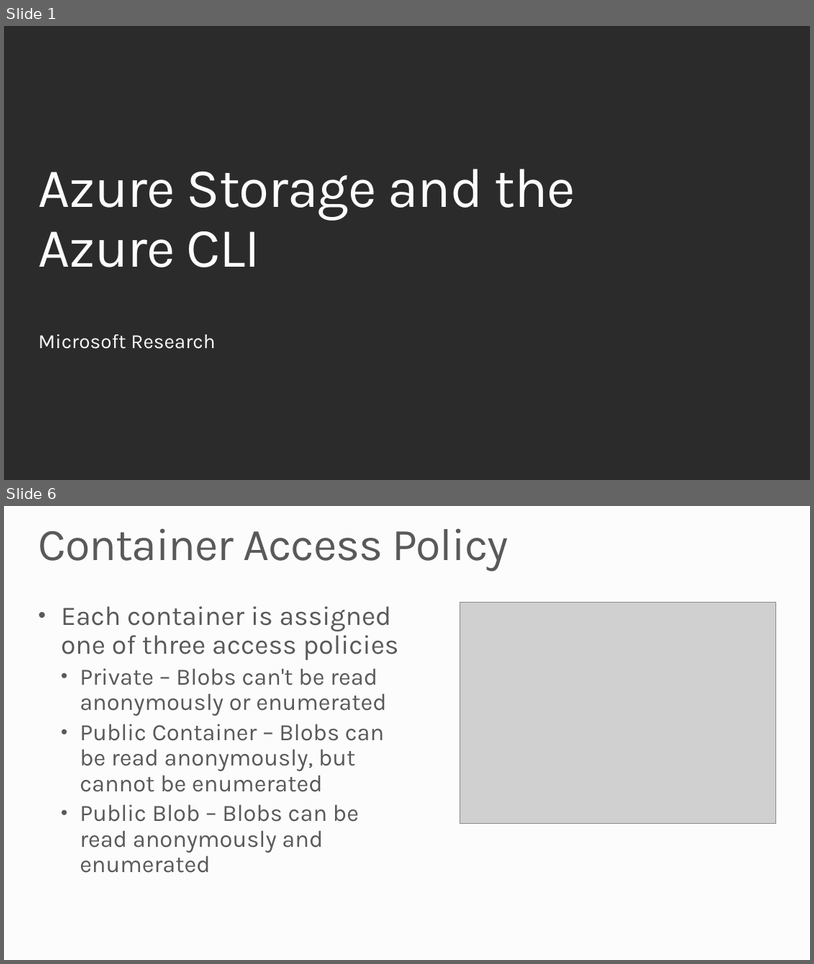
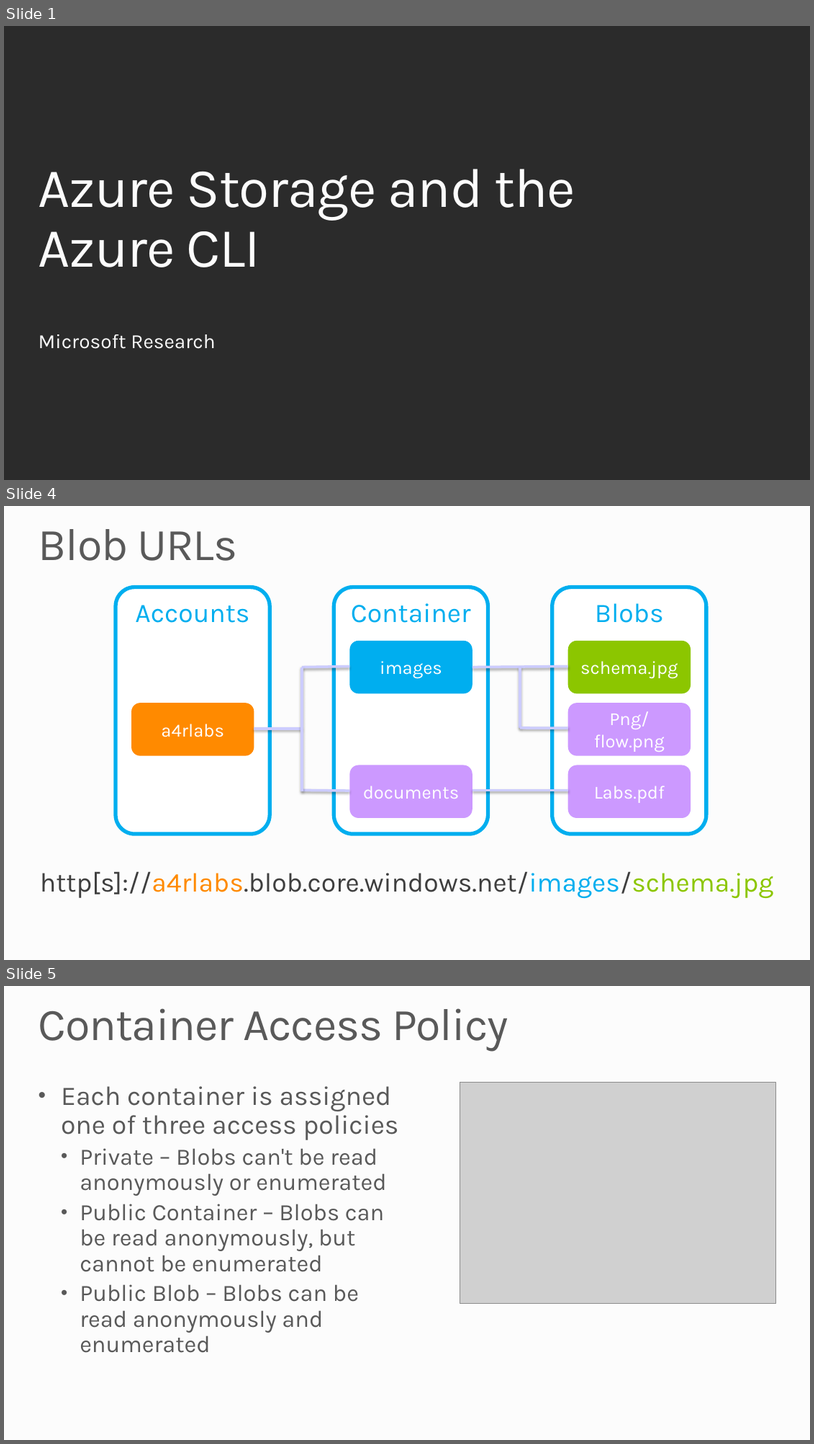
Before and after one commit to MSRConnections/Azure-training-course, a slide deck: Content/Storage/Azure Storage and CLI.pptx. Shown one above the other, each under a label of ours: slides 1 and 6 before the commit, slides 1, 4 and 5 after it; the slides between them are not shown. The pictures are 814x964 and 814x1444 pixels, drawn with LibreOffice and Linux fonts; fonts in the diff are those of the drawing; grey boxes stand for pictures; background and template pictures are left out; a plain dark background stands for a picture behind light text. Boxes give left, top, right and bottom in pixels: in the first picture for what was removed or moved away, otherwise in the second. Text is boxed around its words. In the diff, an @@ line names an element or a change of style, - is before the commit and + after.

```diff
--- a/Content/Storage/Azure Storage and CLI.pptx
+++ b/Content/Storage/Azure Storage and CLI.pptx
@@ slide 4 added at [4,506,810,960], background #FCFCFC @@
@@ title added at [39,529,237,561], 54 pt, text #595959 @@
+Blob URLs
@@ rounded rectangle added at [116,587,270,834], fill #FFFFFF, outline #00AEEF 4.5 pt, 32 pt, text #00AEEF @@
+Accounts
@@ rounded rectangle added at [334,587,489,834], fill #FFFFFF, outline #00AEEF 4.5 pt, 32 pt, text #00AEEF @@
+Containers
@@ rounded rectangle added at [553,587,707,834], fill #FFFFFF, outline #00AEEF 4.5 pt, 32 pt, text #00AEEF @@
+Blobs
@@ rounded rectangle added at [350,641,473,693], fill #00AEEF, 22 pt, text #FFFFFF @@
+images
@@ rounded rectangle added at [568,641,691,693], fill #8CC600, 22 pt, text #FFFFFF @@
+schema.jpg
@@ line added from (302, 667) to (350, 667), #CCCCFF 3 pt @@
@@ line added from (302, 667) to (302, 792), #CCCCFF 3 pt @@
@@ line added from (473, 667) to (568, 667), #CCCCFF 3 pt @@
@@ line added from (521, 667) to (521, 728), #CCCCFF 3 pt @@
@@ rounded rectangle added at [131,703,255,756], fill #FF8A00, 22 pt, text #FFFFFF @@
+a4rlabs
@@ rounded rectangle added at [568,703,691,756], fill #CC99FF, 22 pt, text #FFFFFF @@
+Png/flow.png
@@ line added from (255, 728) to (302, 728), #CCCCFF 3 pt @@
@@ line added from (521, 728) to (568, 728), #CCCCFF 3 pt @@
@@ rounded rectangle added at [350,765,473,818], fill #CC99FF, 22 pt, text #FFFFFF @@
+documents
@@ rounded rectangle added at [568,765,691,818], fill #CC99FF, 22 pt, text #FFFFFF @@
+Labs.pdf
@@ line added from (302, 790) to (350, 790), #CCCCFF 3 pt @@
@@ line added from (473, 790) to (568, 790), #CCCCFF 3 pt @@
@@ text added at [40,871,774,898], 32 pt, text #3E3E3E @@
+http[s]://a4rlabs.blob.core.windows.net/images/schema.jpg
@@ what was slide 6 is now slide 5 @@
```
Also in this commit, not shown: 4 slides changed, 2 other slides added, 8 slides removed.
